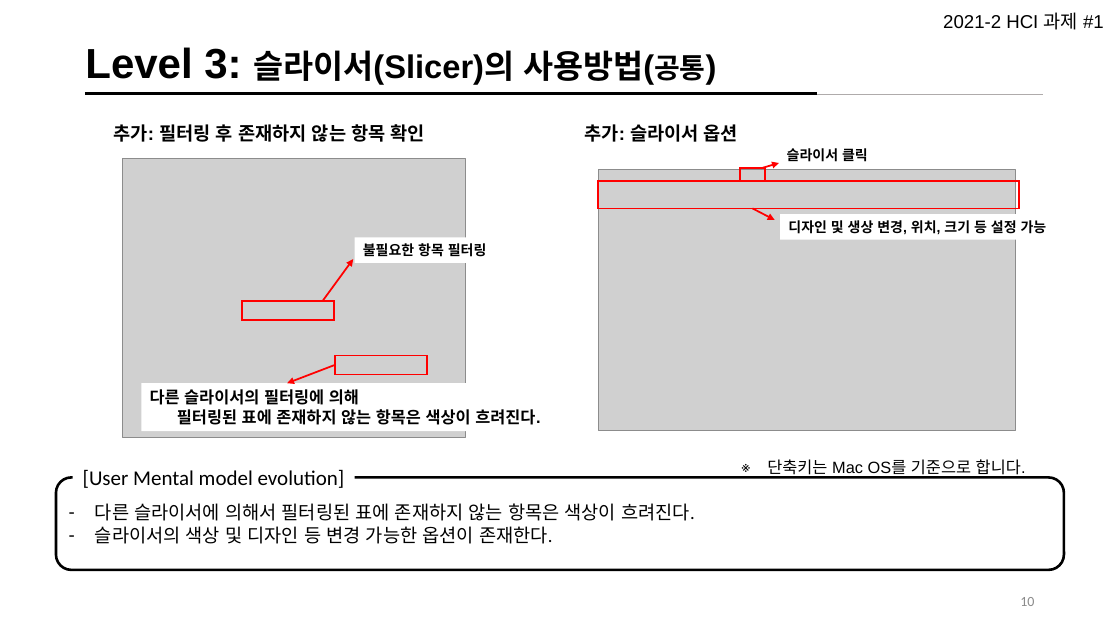
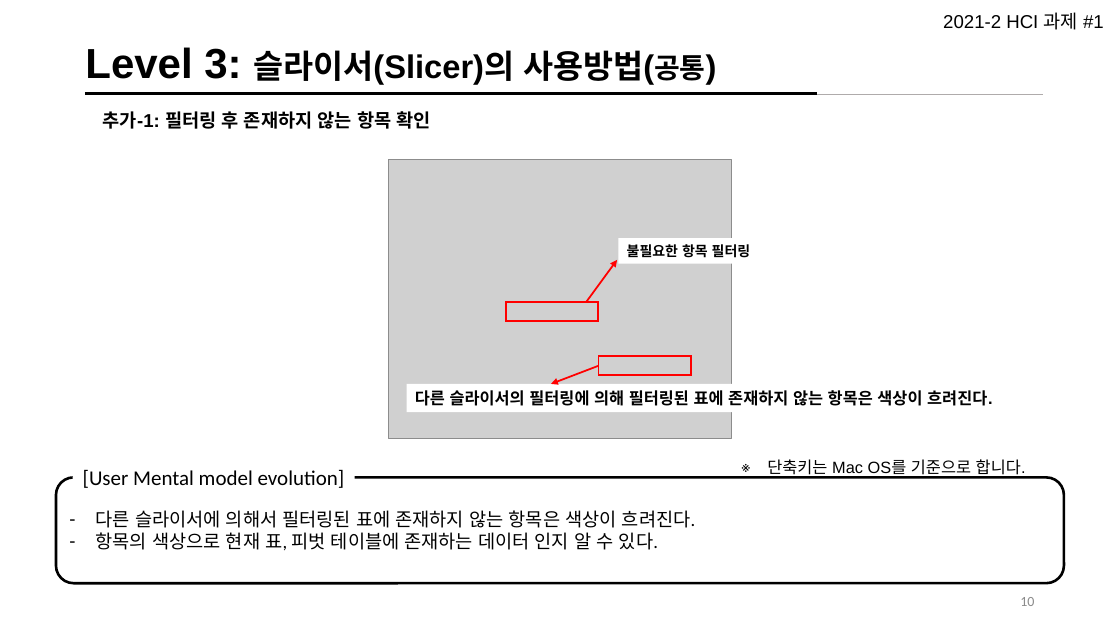
Before and after one commit to Jeeseob/homework2021-2, a slide deck: slide 11 of user-interface/week3/UI_Mental Model_김지섭.pptx. Drawn at 1120x630 pixels with LibreOffice and Linux fonts; fonts in the diff are those of the drawing; grey boxes stand for pictures. Boxes give left, top, right and bottom in pixels: in the first picture for what was removed or moved away, otherwise in the second. Text is boxed around its words. In the diff, an @@ line names an element or a change of style, - is before the commit and + after.

```diff
--- a/user-interface/week3/UI_Mental Model_김지섭.pptx
+++ b/user-interface/week3/UI_Mental Model_김지섭.pptx
@@ text at (x1=103, y1=111, x2=431, y2=129): text changed @@
-추가: 필터링 후 존재하지 않는 항목 확인
+추가-1: 필터링 후 존재하지 않는 항목 확인
@@ text removed at (x1=585, y1=124, x2=738, y2=142) @@
-추가: 슬라이서 옵션
@@ rectangle removed at (x1=779, y1=143, x2=886, y2=168) @@
-슬라이서 클릭
@@ picture removed at (x1=598, y1=170, x2=1015, y2=431) @@
@@ rectangle removed at (x1=740, y1=168, x2=765, y2=181) @@
@@ arrow removed from (761, 168) to (779, 163) @@
@@ rectangle removed at (x1=598, y1=181, x2=1019, y2=208) @@
@@ arrow removed from (753, 208) to (775, 220) @@
@@ rectangle removed at (x1=781, y1=214, x2=1086, y2=239) @@
-디자인 및 생상 변경, 위치, 크기 등 설정 가능
@@ 3 rectangles, 2 arrows, 1 picture moved together from (x1=123, y1=158, x2=509, y2=437) to (x1=389, y1=159, x2=773, y2=438) @@
@@ rectangle "다른 슬라이서의 필터링에 의해 필터링된 ..." resized from (x1=141, y1=383, x2=594, y2=431) to (x1=407, y1=384, x2=1063, y2=413) @@
@@ text in rectangle at (x1=415, y1=390, x2=993, y2=406): text changed @@
-다른 슬라이서의 필터링에 의해
-필터링된 표에 존재하지 않는 항목은 색상이 흐려진다.
+다른 슬라이서의 필터링에 의해 필터링된 표에 존재하지 않는 항목은 색상이 흐려진다.
@@ rounded rectangle "다른 슬라이서에 의해서 필터링된 표에 ..." resized from (x1=56, y1=477, x2=1065, y2=570) to (x1=56, y1=477, x2=1065, y2=583) @@
@@ text in rounded rectangle at (x1=96, y1=532, x2=658, y2=550): text changed @@
-– 슬라이서의 색상 및 디자인 등 변경 가능한 옵션이 존재한다.
+– 항목의 색상으로 현재 표, 피벗 테이블에 존재하는 데이터 인지 알 수 있다.
```
Also in this commit, not shown: 10 other slides changed, 1 slide added, 2 slides removed, 5 other files.
